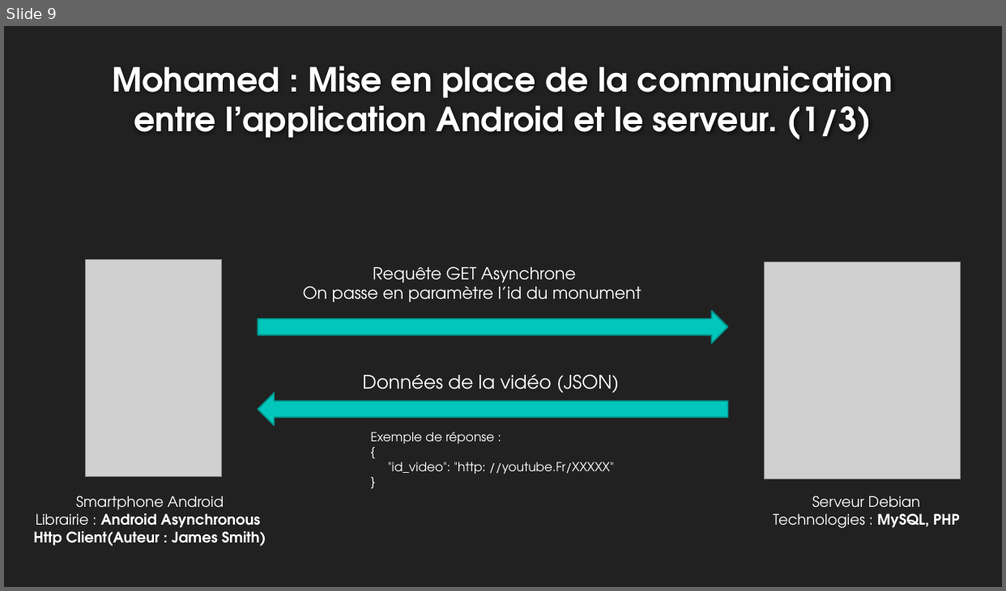
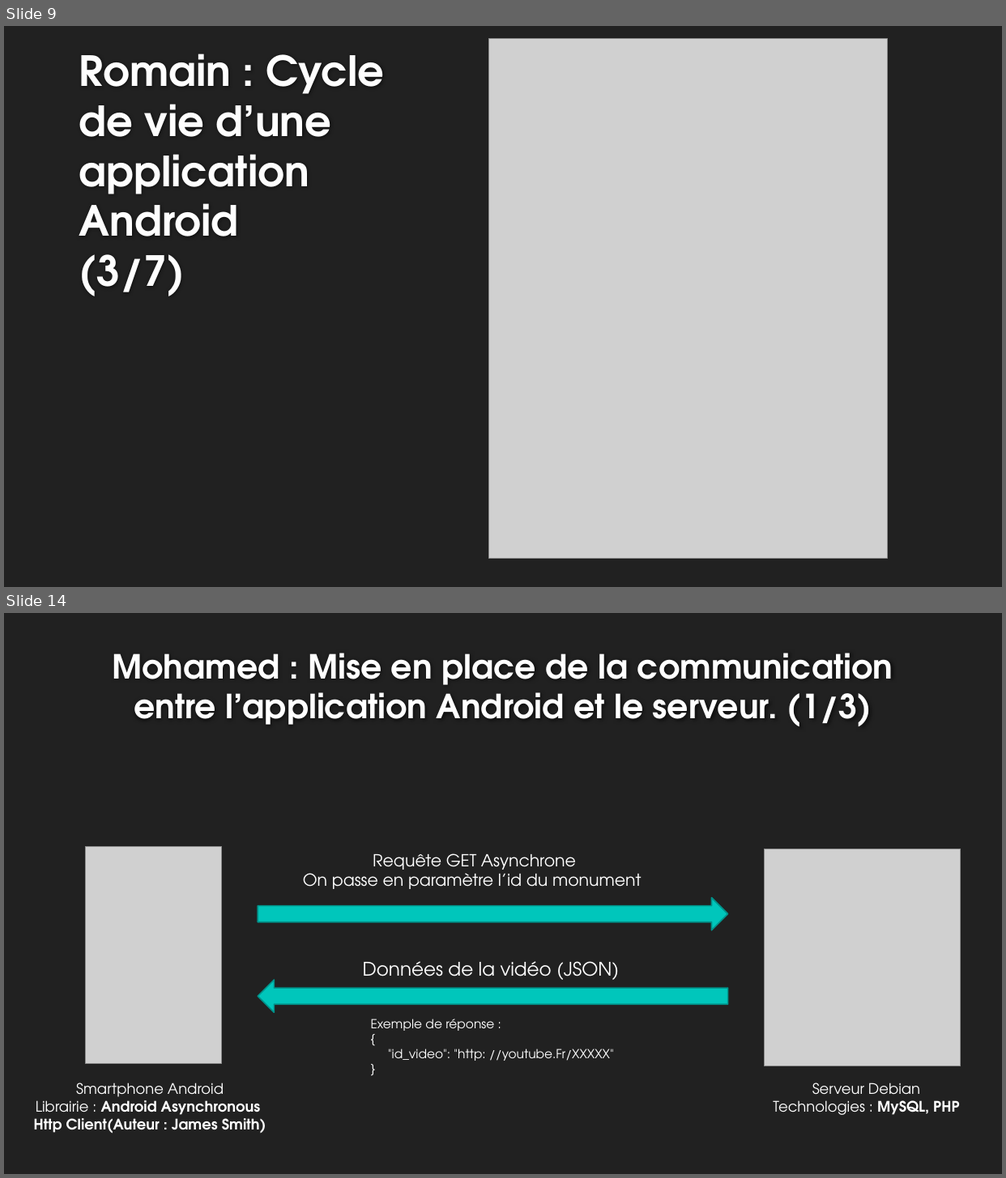
Before and after one commit to rlembo06/VR_tourism, a slide deck: annexes/slides-VR_Tourism.pptx. Shown one above the other, each under a label of ours: slide 9 before the commit, slides 9 and 14 after it; the slides between them are not shown. The pictures are 1006x591 and 1006x1178 pixels, drawn with LibreOffice and Linux fonts; fonts in the diff are those of the drawing; grey boxes stand for pictures; background and template pictures are left out. Boxes give left, top, right and bottom in pixels: in the first picture for what was removed or moved away, otherwise in the second. Text is boxed around its words. In the diff, an @@ line names an element or a change of style, - is before the commit and + after.

Commit message:
MAJ slides Romain

```diff
--- a/annexes/slides-VR_Tourism.pptx
+++ b/annexes/slides-VR_Tourism.pptx
@@ slide 9 added at (4, 26, 1002, 587), background #212121 @@
@@ picture added at (489, 38, 889, 558) @@
@@ title added at (79, 54, 385, 297), 40 pt, text #FEFEFE, bold @@
+Romain : Cycle de vie d’une application Android
+(3/7)
@@ what was slide 9 is now slide 14 @@
```
Also in this commit, not shown: 2 slides changed, 4 other slides added, 9 other files.
